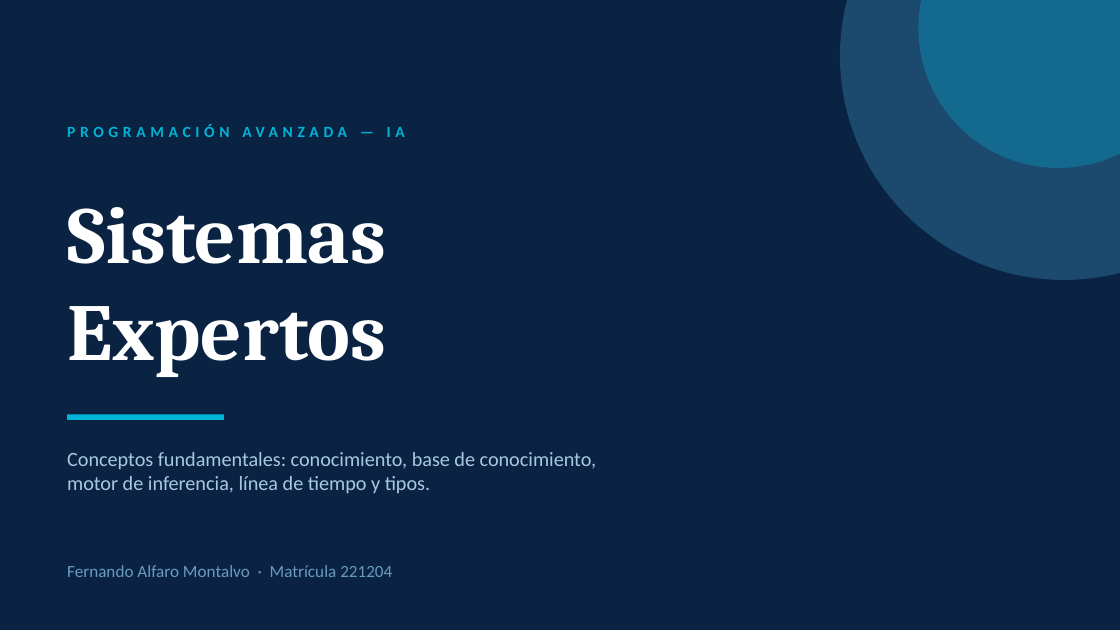
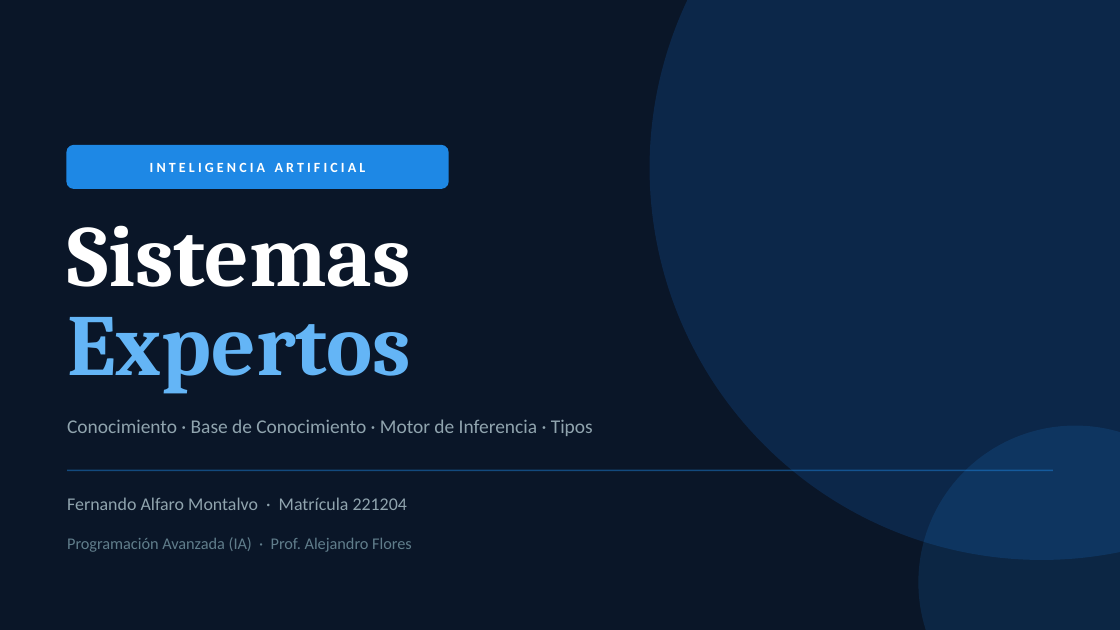
Before and after one commit to FerAlfaro24/SistemasExpertos, a slide deck: slide 1 of se/actividad01/presentacion-se.pptx. Drawn at 1120x630 pixels with LibreOffice and Linux fonts; fonts in the diff are those of the drawing. Boxes give left, top, right and bottom in pixels: in the first picture for what was removed or moved away, otherwise in the second. Text is boxed around its words. In the diff, an @@ line names an element or a change of style, - is before the commit and + after.

```diff
--- a/se/actividad01/presentacion-se.pptx
+++ b/se/actividad01/presentacion-se.pptx
@@ background #0A2342 to #0A1628 @@
@@ ellipse: place and size @@
-ellipse at box(840, 0, 1120, 280)
+ellipse at box(650, 0, 1120, 560)
@@ ellipse at box(650, 0, 1120, 560): fill #1C4A6E to #1565C0 at 22% opacity @@
@@ rounded rectangle added at box(67, 146, 448, 188), fill #1E88E5, outline #1E88E5 1 pt @@
@@ text added at box(150, 163, 366, 172), 9 pt, text #FFFFFF, bold @@
+INTELIGENCIA ARTIFICIAL
@@ text at box(67, 207, 386, 264): paragraph removed @@
-Sistemas
@@ text added at box(67, 225, 411, 287), 56 pt, text #FFFFFF, bold @@
+Sistemas
@@ text "Expertos": place and size @@
-text "Expertos" at box(67, 207, 386, 377)
+text "Expertos" at box(67, 317, 411, 394)
@@ text "Expertos" at box(67, 317, 411, 394): size 52 to 56 pt, text colour #FFFFFF to #64B5F6 @@
@@ text at box(67, 419, 593, 436): text changed; size 13 to 12.5 pt; text colour #A8C8E0 to #90A4AE @@
-Conceptos fundamentales: conocimiento, base de conocimiento,
-motor de inferencia, línea de tiempo y tipos.
+Conocimiento · Base de Conocimiento · Motor de Inferencia · Tipos
@@ rectangle removed at box(67, 414, 224, 420) @@
@@ ellipse: place and size @@
-ellipse at box(918, 0, 1120, 168)
+ellipse at box(918, 426, 1120, 630)
@@ ellipse at box(918, 426, 1120, 630): fill #00B4D8 at 30% opacity to #1E88E5 at 15% opacity @@
@@ line added from (67, 470) to (1053, 470), #1E88E5 1 pt @@
@@ text "Fernando Alfaro Montalvo · Matrícula ...": place and size @@
-text "Fernando Alfaro Montalvo · Matrícula ..." at box(67, 565, 392, 577)
+text "Fernando Alfaro Montalvo · Matrícula ..." at box(67, 497, 407, 510)
@@ text "Fernando Alfaro Montalvo · Matrícula ..." at box(67, 497, 407, 510): size 11 to 11.5 pt, text colour #6A9BBF to #90A4AE @@
@@ text at box(67, 537, 412, 552): text changed; size 10 to 10.5 pt; text colour #00B4D8 to #607D8B; bold off @@
-PROGRAMACIÓN AVANZADA — IA
+Programación Avanzada (IA) · Prof. Alejandro Flores
```
Also in this commit, not shown: 2 other slides changed, 4 slides added, 5 slides removed, 2 other files.
